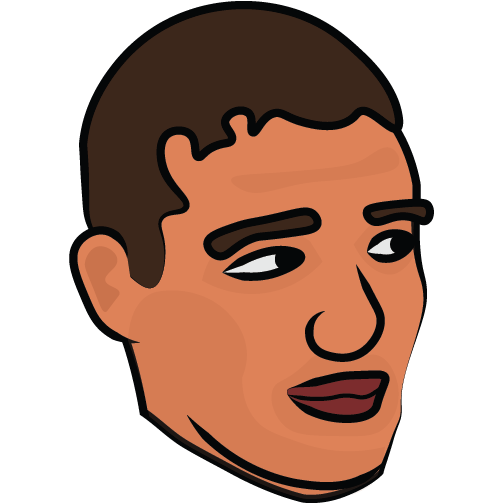
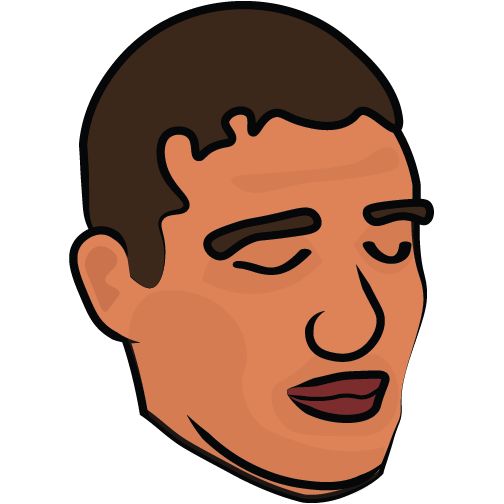
Layered file, before and after one edit (w=504, h=504). Changes by layer:
renamed "Слой 1" to "Слой 2", painted on it over [222, 229, 415, 281]
